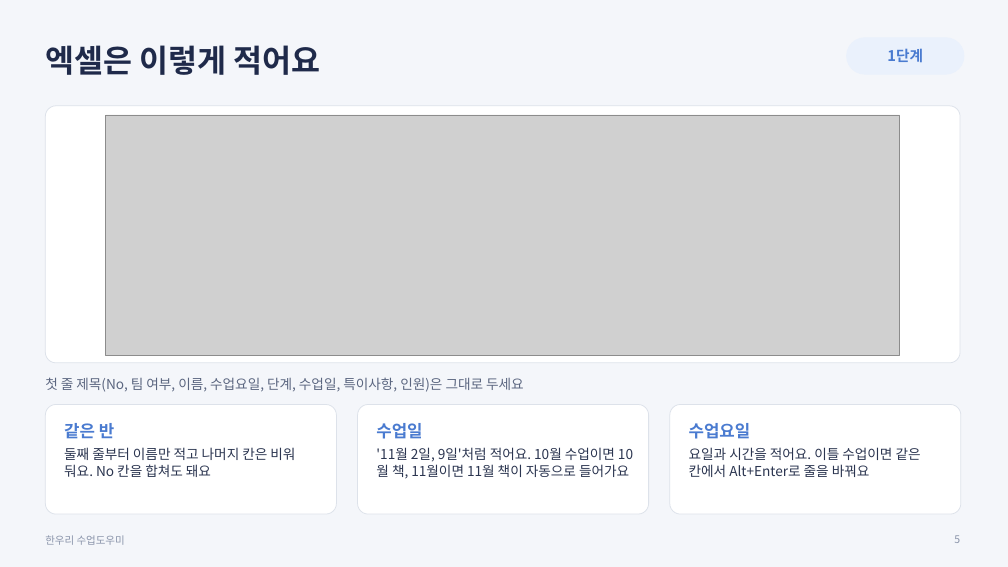
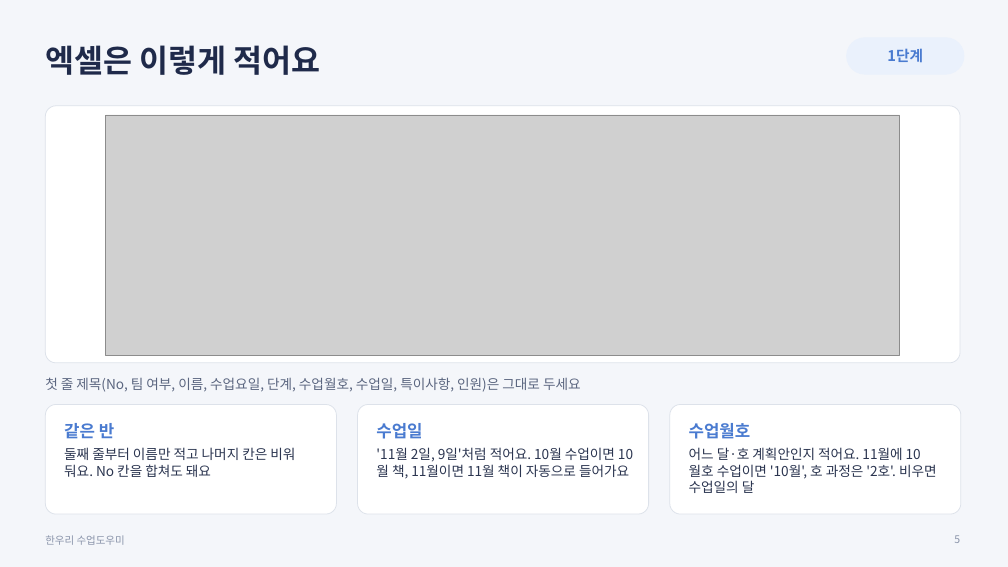
Before and after one commit to mijini164-ui/hanuri-homework-notice, a slide deck: slide 5 of forms/한우리_수업도우미_사용안내.pptx. Drawn at 1008x567 pixels with LibreOffice and Linux fonts; fonts in the diff are those of the drawing; grey boxes stand for pictures. Boxes give left, top, right and bottom in pixels: in the first picture for what was removed or moved away, otherwise in the second. Text is boxed around its words. In the diff, an @@ line names an element or a change of style, - is before the commit and + after.

```diff
--- a/forms/한우리_수업도우미_사용안내.pptx
+++ b/forms/한우리_수업도우미_사용안내.pptx
@@ text at bbox=[45, 377, 581, 392]: text changed @@
-첫 줄 제목(No, 팀 여부, 이름, 수업요일, 단계, 수업일, 특이사항, 인원)은 그대로 두세요
+첫 줄 제목(No, 팀 여부, 이름, 수업요일, 단계, 수업월호, 수업일, 특이사항, 인원)은 그대로 두세요
@@ text at bbox=[689, 423, 751, 439]: text changed @@
-수업요일
+수업월호
@@ text at bbox=[689, 447, 937, 493]: text changed @@
-요일과 시간을 적어요. 이틀 수업이면 같은 칸에서 Alt+Enter로 줄을 바꿔요
+어느 달·호 계획안인지 적어요. 11월에 10월호 수업이면 '10월', 호 과정은 '2호'. 비우면 수업일의 달
```
Also in this commit, not shown: 8 other files.
